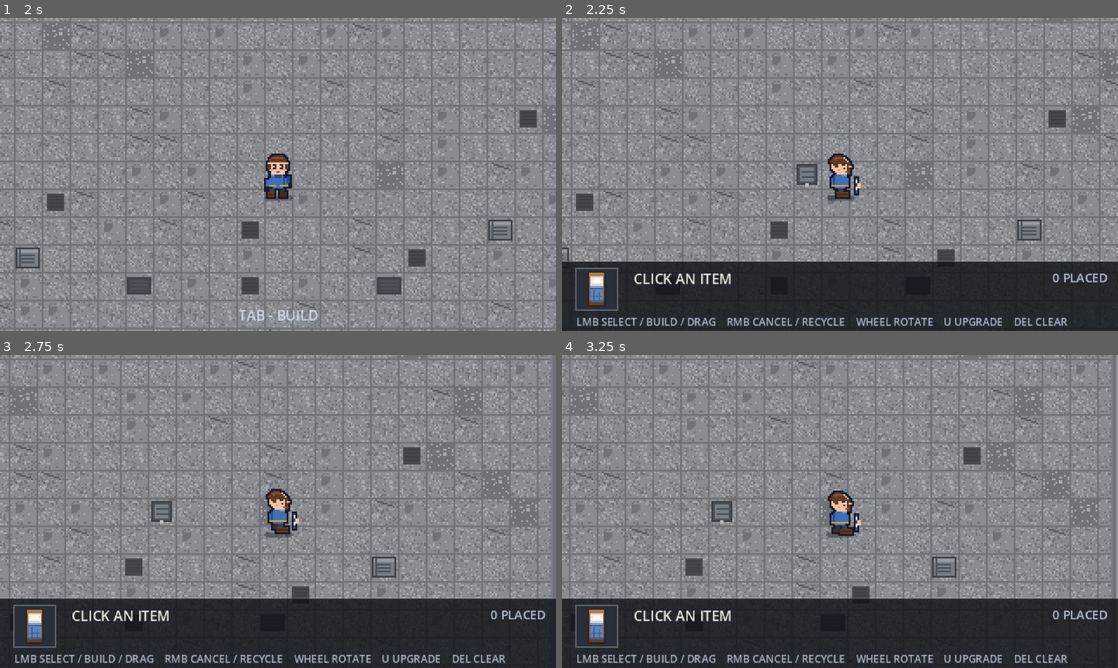
Above: before the commit, frames 1-4 (two rows, left to right).
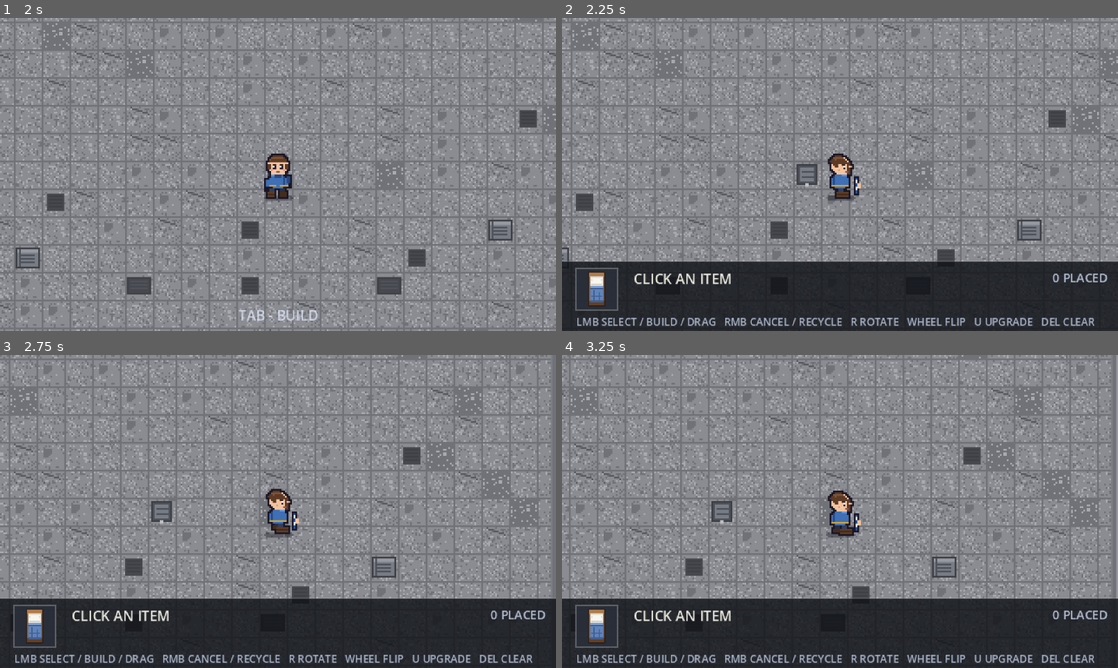
Above: after the commit, the same moments.

Repository: zhoucswift-cmd/pixel-survivor
Game: Godot game, scene res://scenes/base.tscn
Same seed, same stepped clock (60 frames per second), same inputs: the game is played once before the commit and once after it.
Inputs (mouse positions are in pixels of both pictures, inside the frame that each line leads up to):
- Up to frame 1 (2 s): tap Enter at 0.5 s; drag from (278, 174) to (333, 105) at 0.52 s; tap Space at 1.25 s; drag from (166, 190) to (250, 237) at 1.27 s
- Up to frame 2 (2.25 s): tap Enter at 2 s; move the mouse to (895, 105) at 2.02 s; hold D (move_right) from 2.03 s (still down); hold Tab (build_mode) from 2.03 s (still down); click (895, 105) at 2.17 s
- Up to frame 3 (2.75 s): keep holding D (move_right); keep holding Tab (build_mode); tap U at 2.3 s
- Up to frame 4 (3.25 s): release D (move_right) at 2.75 s; release Tab (build_mode) at 2.75 s; drag from (812, 574) to (673, 464) at 2.77 s

Frame 1 is identical in both runs. In frame 2, 1.2% of the frame differs, in the area x 29-96%, y 95-99%; in frame 3, 1.2%; in frame 4, 1.2%.

Commit message:
feat: R 键旋转、滚轮改成 0/90 调头；测试阶段家具初始库存为 1

Diff:
--- a/scripts/base_builder.gd
+++ b/scripts/base_builder.gd
@@ -16,8 +16,8 @@
 
 ## 可建造的家具（留空就自动加载）
 @export var types: Array[BaseFurniture] = []
-## 每种家具的初始库存
-@export var initial_stock := 8
+## 每种家具的初始库存（测试用先给 1）
+@export var initial_stock := 1
 
 ## 当前选中的家具；-1 = 还没选（进建造模式时不预选）
 var selected := -1
@@ -194,6 +194,17 @@
 	layout_changed.emit()
 	_save_layout()
 	return true
+
+
+## 滚轮调头：只在 0° / 90° 两档之间切换（1x2 和 2x1 互换）
+func flip_at(cell: Vector2i) -> void:
+	var piece: Node2D = _pieces.get(cell, null)
+	if piece == null:
+		if selected_type() == null:
+			return
+		_placing_steps = 0 if _placing_steps % 2 == 1 else 1
+		return
+	rotate_at(cell, 1 if int(piece.steps) % 2 == 0 else -1)
 
 
 ## 旋转：鼠标指着家具就转它，指着空地就转“下一件”的朝向
@@ -291,6 +302,8 @@
 		var key: int = event.physical_keycode
 		if key >= KEY_1 and key <= KEY_9:
 			select(key - KEY_1)
+		elif key == KEY_R:
+			rotate_at(_mouse_cell(), 1)
 		elif key == KEY_U:
 			upgrade(_mouse_cell())
 		elif key == KEY_DELETE:
@@ -315,12 +328,10 @@
 						recycle(cell)
 					else:
 						clear_selection()
-			MOUSE_BUTTON_WHEEL_UP:
+			MOUSE_BUTTON_WHEEL_UP, MOUSE_BUTTON_WHEEL_DOWN:
 				if event.pressed:
-					rotate_at(cell, 1)
-			MOUSE_BUTTON_WHEEL_DOWN:
-				if event.pressed:
-					rotate_at(cell, -1)
+					# 滚轮只做“调头”：在 0°/90° 之间切换（正反滚都一样）
+					flip_at(cell)
 
 
 ## Tab：进 / 出建造模式
--- a/scripts/base_hud.gd
+++ b/scripts/base_hud.gd
@@ -104,7 +104,7 @@
 		level_text = "  LV%d/%d" % [hovered.level, hovered.data.max_level]
 	draw_string(font, Vector2(x + 6.0, y + 9.0), name_text + level_text,
 		HORIZONTAL_ALIGNMENT_LEFT, -1, 8, Color(0.95, 0.95, 0.9, 0.95))
-	var hint := "LMB SELECT / BUILD / DRAG    RMB CANCEL / RECYCLE    WHEEL ROTATE    U UPGRADE    DEL CLEAR"
+	var hint := "LMB SELECT / BUILD / DRAG   RMB CANCEL / RECYCLE   R ROTATE   WHEEL FLIP   U UPGRADE   DEL CLEAR"
 	draw_string(font, Vector2(8.0, y + 33.0), hint,
 		HORIZONTAL_ALIGNMENT_LEFT, -1, 6, Color(0.8, 0.85, 0.95, 0.8))
 
Binary file added: docs/screenshots/base_bed_one.png
